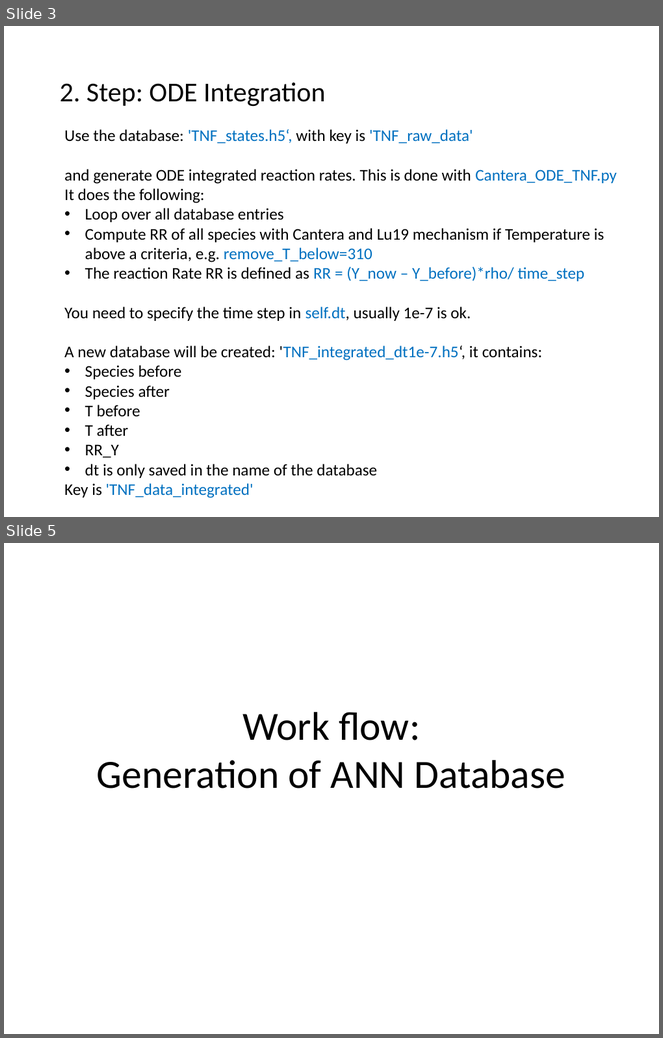
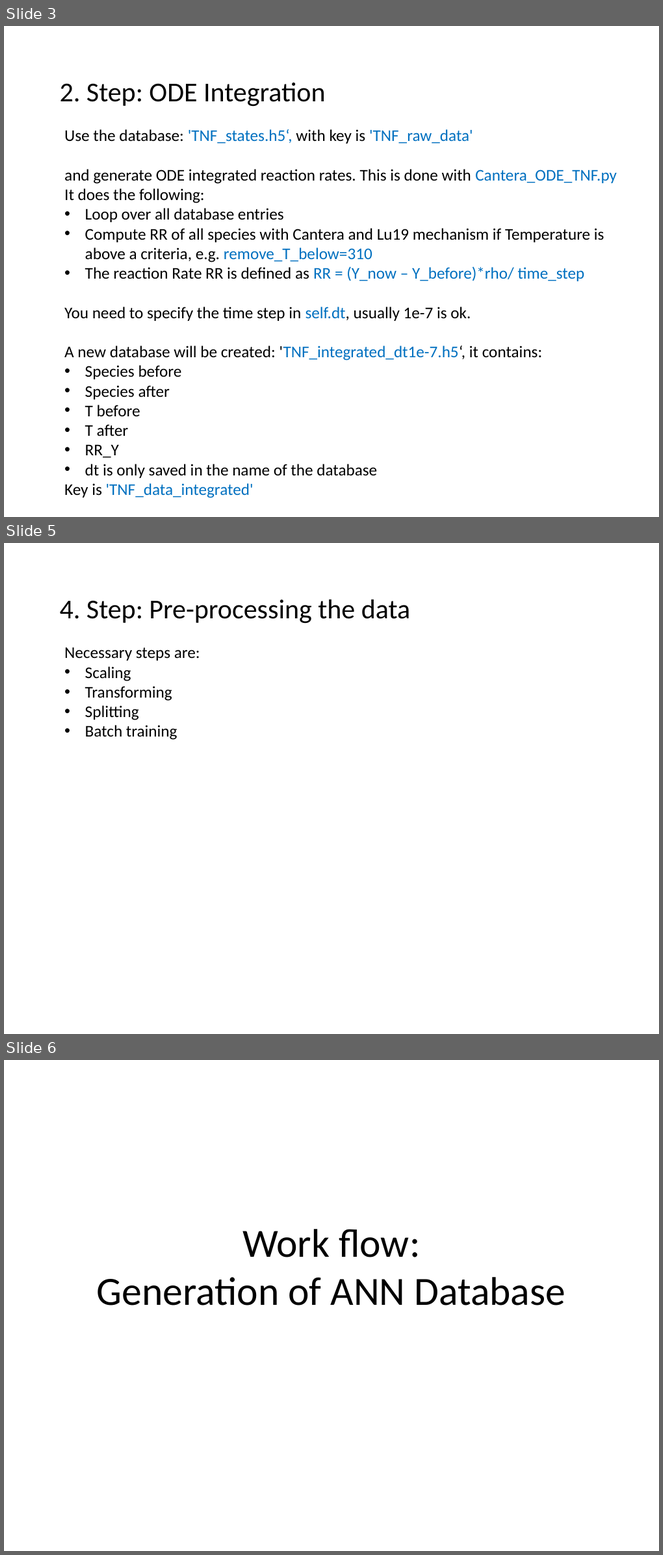
Before and after one commit to mhansinger/Cantera_integration, a slide deck: Work_flow.pptx. Shown one above the other, each under a label of ours: slides 3 and 5 before the commit, slides 3, 5 and 6 after it; the slides between them are not shown. The pictures are 663x1038 and 663x1555 pixels, drawn with LibreOffice and Linux fonts; fonts in the diff are those of the drawing. Boxes give left, top, right and bottom in pixels: in the first picture for what was removed or moved away, otherwise in the second. Text is boxed around its words. In the diff, an @@ line names an element or a change of style, - is before the commit and + after.

```diff
--- a/Work_flow.pptx
+++ b/Work_flow.pptx
@@ slide 5 added at [4,543,659,1034], background #FFFFFF @@
@@ title added at [60,600,410,624], 30 pt, text #000000 @@
+4. Step: Pre-processing the data
@@ text added at [64,647,200,740], 18 pt, text #000000 @@
+Necessary steps are:
+• Scaling
+• Transforming
+• Splitting
+• Batch training
@@ what was slide 5 is now slide 6 @@
```
Also in this commit, not shown: 1 slide changed, 1 other file.
